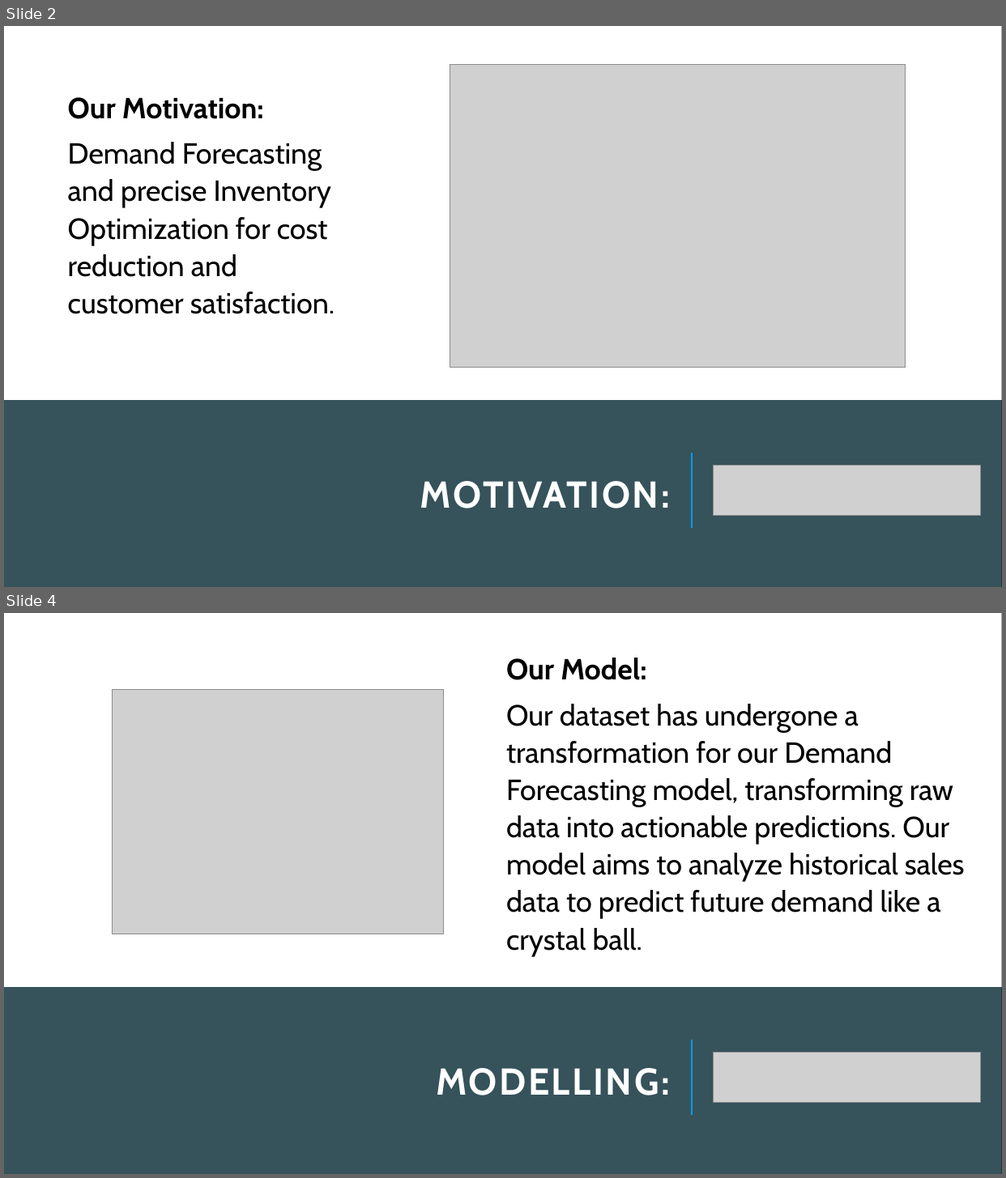
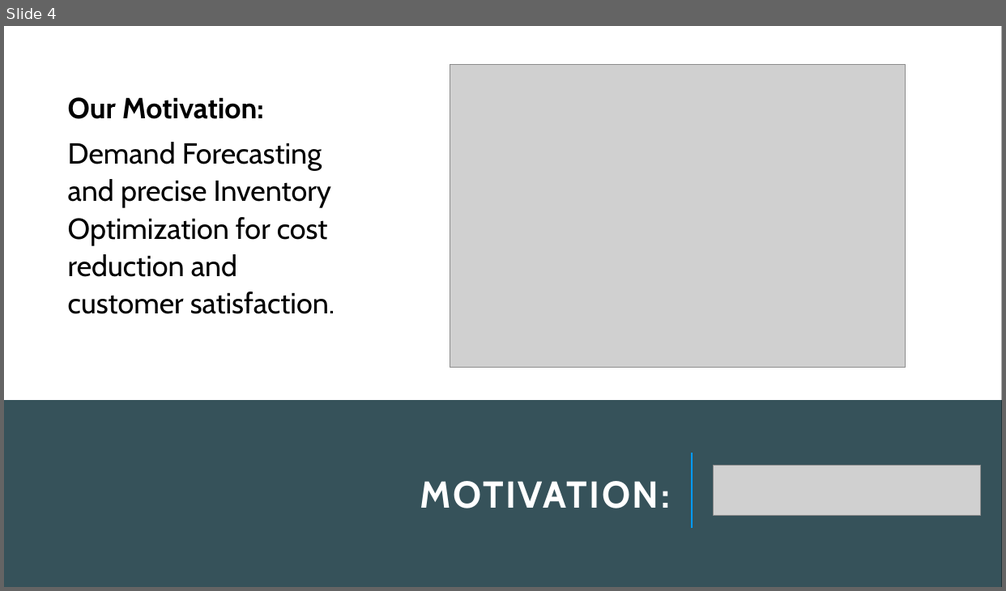
Before and after one commit to latleger/LHL-Project-Final, a slide deck: presentation/Presentation.pptm. Shown one above the other, each under a label of ours: slides 2 and 4 before the commit, slide 4 after it; the slides between them are not shown. The pictures are 1006x1178 and 1006x591 pixels, drawn with LibreOffice and Linux fonts; fonts in the diff are those of the drawing; grey boxes stand for pictures. Boxes give left, top, right and bottom in pixels: in the first picture for what was removed or moved away, otherwise in the second. Text is boxed around its words. In the diff, an @@ line names an element or a change of style, - is before the commit and + after.

```diff
--- a/presentation/Presentation.pptm
+++ b/presentation/Presentation.pptm
@@ slide 4 removed at bbox=[4, 613, 1002, 1174], background #000000 @@
@@ rectangle removed at bbox=[4, 613, 1002, 987] @@
@@ text removed at bbox=[506, 658, 965, 956] @@
-Our Model:
-Our dataset has undergone a transformation for our Demand Forecasting model, transforming raw data into actionable predictions. Our model aims to analyze historical sales data to predict future demand like a crystal ball.
@@ picture removed at bbox=[112, 690, 444, 934] @@
@@ rectangle removed at bbox=[4, 987, 1002, 1174] @@
@@ line removed from (692, 1115) to (692, 1041) @@
@@ title removed at bbox=[436, 1068, 670, 1096] @@
-MODELLING:
@@ picture removed at bbox=[714, 1053, 981, 1103] @@
@@ what was slide 2 is now slide 4 @@
```
Also in this commit, not shown: 4 slides changed, 3 slides added, 3 other slides removed, 2 other files.
